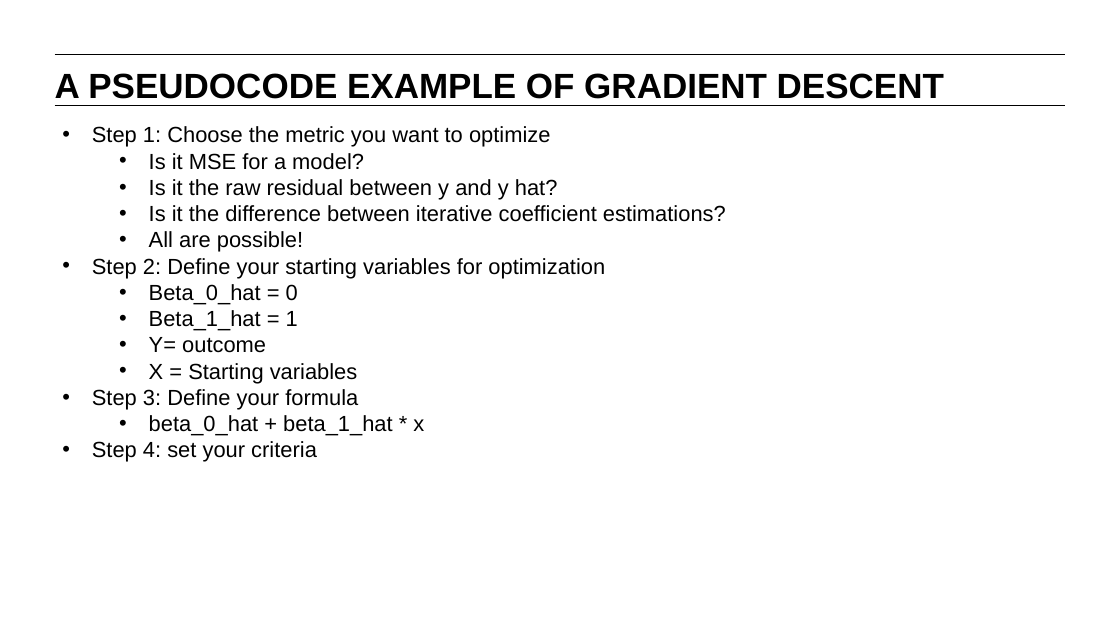
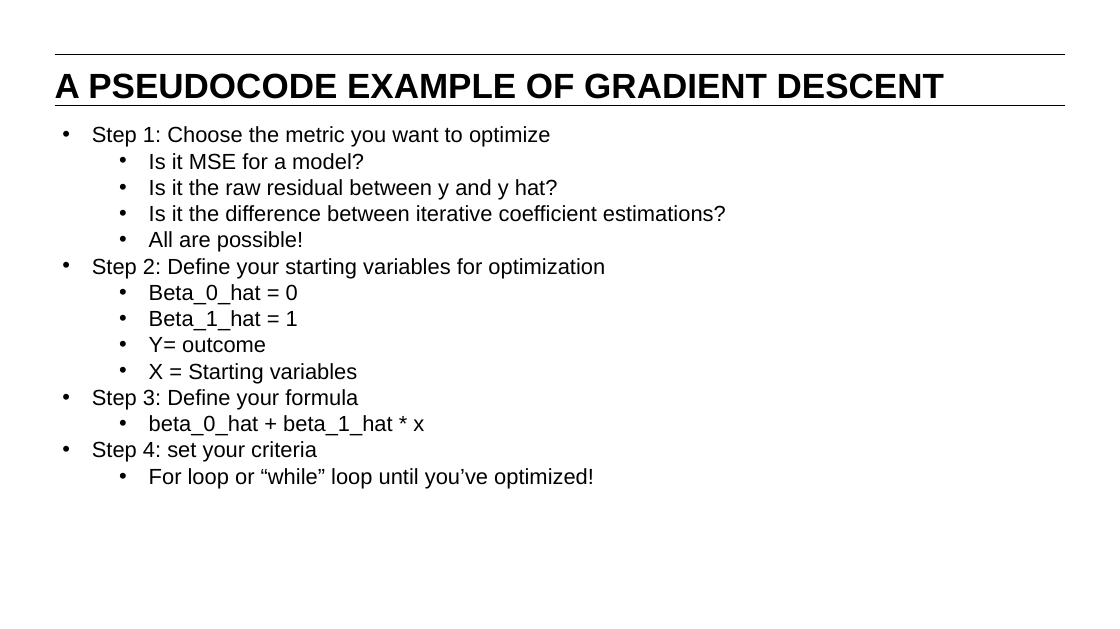
Before and after one commit to matanefron/data-sets, a slide deck: slide 17 of lessons/lesson-7/07-evaluating-model-fit_redux.pptx. Drawn at 1120x629 pixels with LibreOffice and Linux fonts; fonts in the diff are those of the drawing. Boxes give left, top, right and bottom in pixels: in the first picture for what was removed or moved away, otherwise in the second. Text is boxed around its words. In the diff, an @@ line names an element or a change of style, - is before the commit and + after.

```diff
--- a/lessons/lesson-7/07-evaluating-model-fit_redux.pptx
+++ b/lessons/lesson-7/07-evaluating-model-fit_redux.pptx
@@ text at bbox=[149, 468, 594, 488]: paragraph added @@
+  • For loop or “while” loop until you’ve optimized!
```
Also in this commit, not shown: 1 other file.
